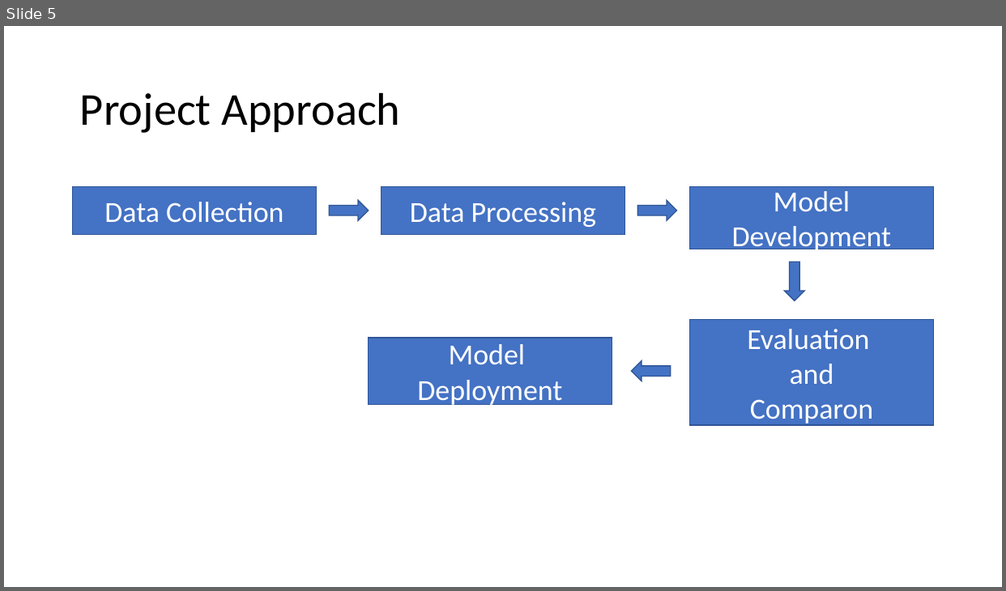
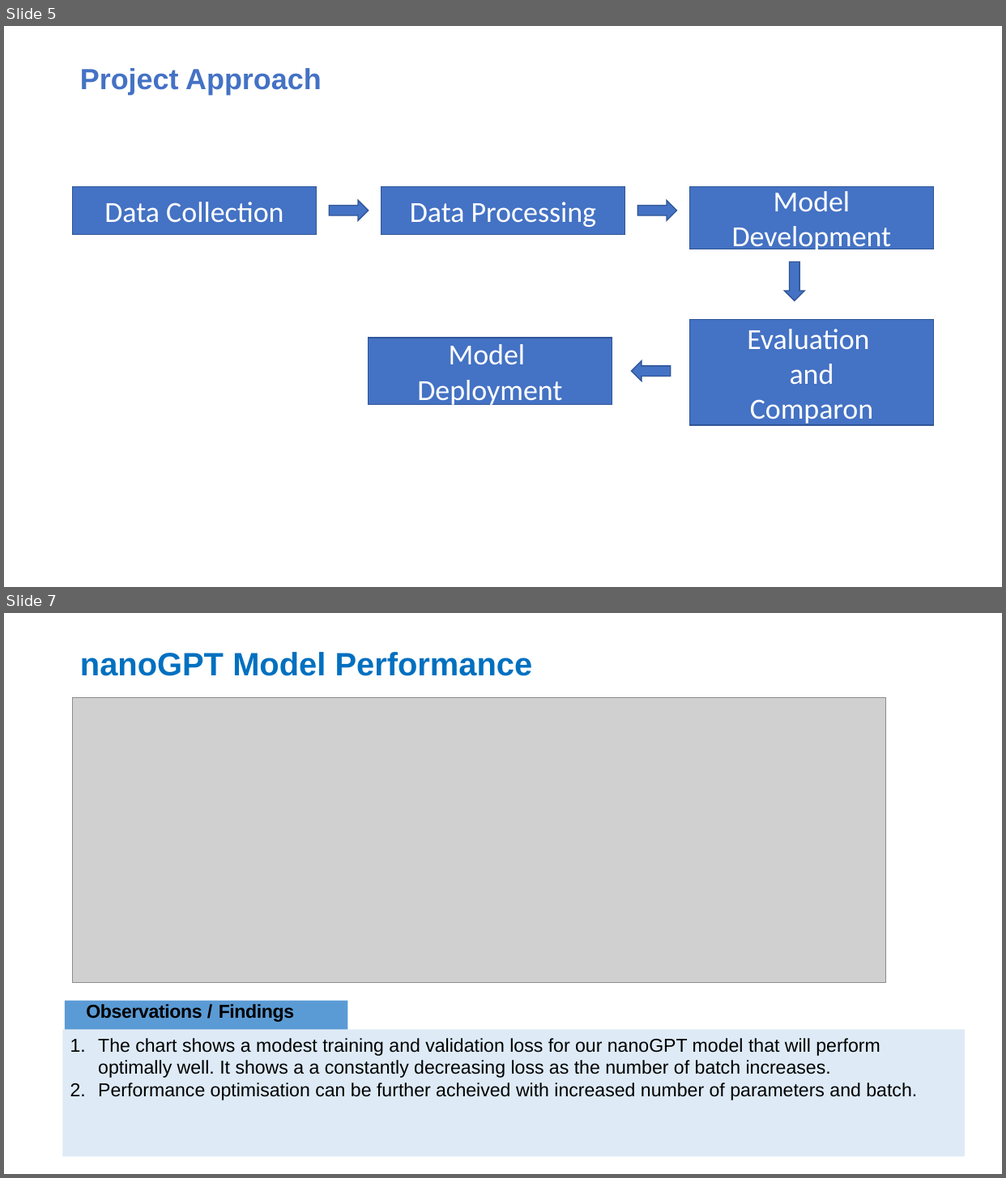
Before and after one commit to samson12193/xLSTM_Hate_Speech_Detector, a slide deck: Data Glacier Internship.pptx. Shown one above the other, each under a label of ours: slide 5 before the commit, slides 5 and 7 after it; the slides between them are not shown. The pictures are 1006x591 and 1006x1178 pixels, drawn with LibreOffice and Linux fonts; fonts in the diff are those of the drawing; grey boxes stand for pictures. Boxes give left, top, right and bottom in pixels: in the first picture for what was removed or moved away, otherwise in the second. Text is boxed around its words. In the diff, an @@ line names an element or a change of style, - is before the commit and + after.

```diff
--- a/Data Glacier Internship.pptx
+++ b/Data Glacier Internship.pptx
@@ slide 7 added at [4,613,1002,1174], background #FFFFFF @@
@@ title added at [80,652,533,676], 31.1 pt, text #0070C0, bold @@
+nanoGPT Model Performance
@@ picture added at [73,697,887,983] @@
@@ rectangle added at [65,1001,347,1030], fill #5B9BD5, 18 pt, text #000000, bold @@
+Observations / Findings
@@ rectangle added at [62,1030,965,1157], fill #5B9BD5 at 20% opacity, 18 pt, text #000000 @@
+1. The chart shows a modest training and validation loss for our nanoGPT model that will perform optimally well. It shows a a constantly decreasing loss as the number of batch increases.
+2. Performance optimisation can be further acheived with increased number of parameters and batch.
@@ slide 5 changed as well @@
@@ title "Project Approach" at [80,68,321,95]: size 44 to 28 pt, font Calibri to Arial, text colour #000000 to #4472C4, bold on @@
```
Also in this commit, not shown: 6 other slides changed, 6 other slides added, 1 slide removed.
